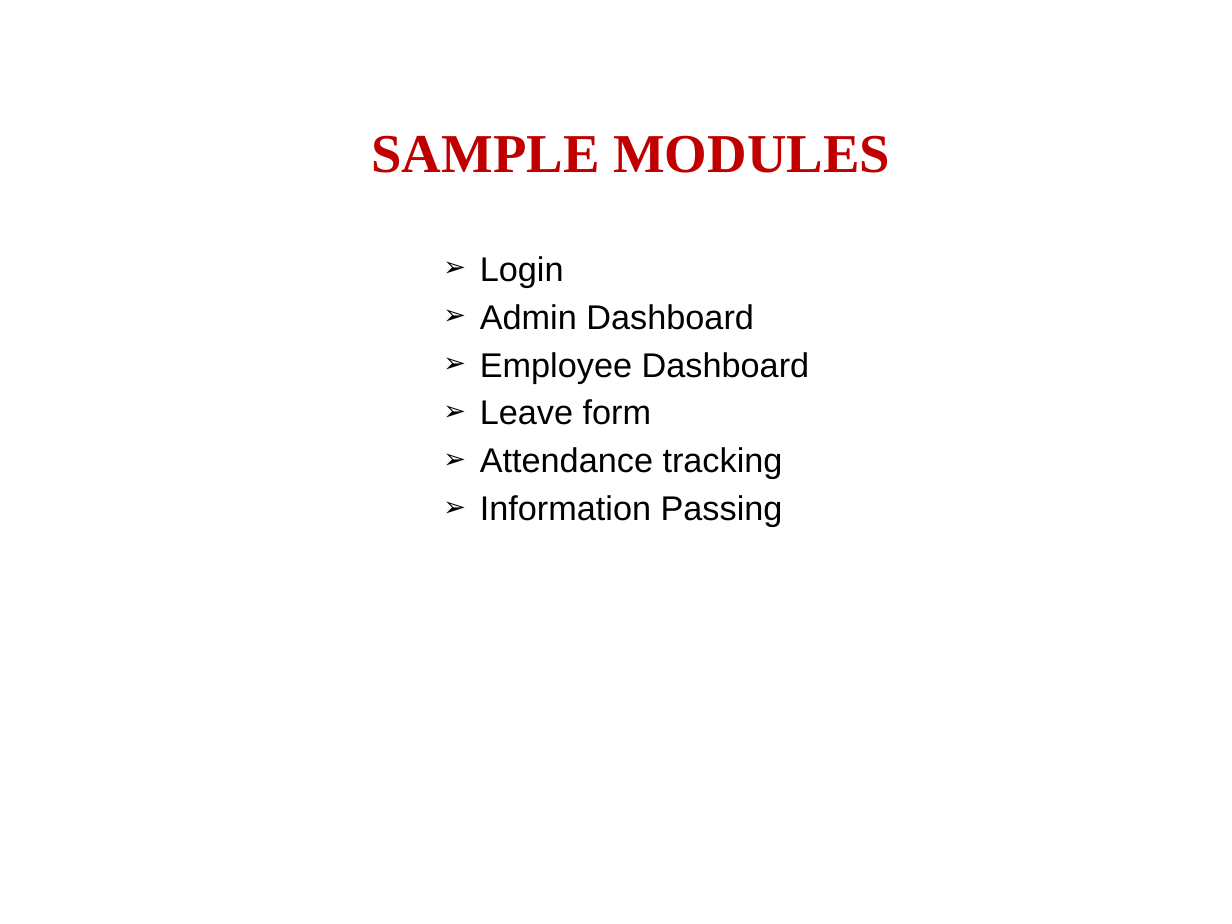
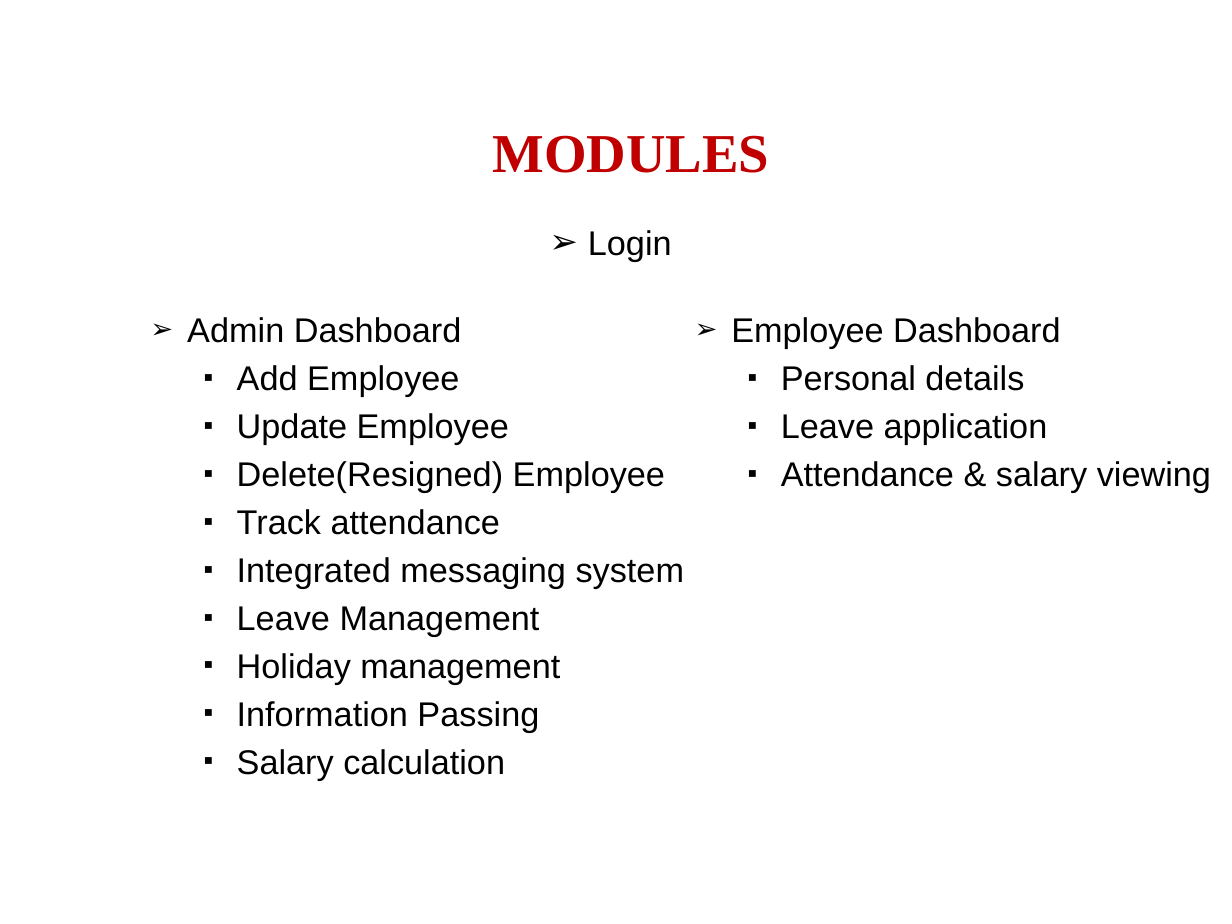
Before and after one commit to Immanuvel1207/Employee-Management-System, a slide deck: slide 5 of Employee-management-system.pptx (slide 6 before the commit). Drawn at 1232x924 pixels with LibreOffice and Linux fonts; fonts in the diff are those of the drawing; background and template pictures are left out. Boxes give left, top, right and bottom in pixels: in the first picture for what was removed or moved away, otherwise in the second. Text is boxed around its words. In the diff, an @@ line names an element or a change of style, - is before the commit and + after.

```diff
--- a/Employee-management-system.pptx
+++ b/Employee-management-system.pptx
@@ title at (492, 135, 769, 173): text changed @@
-SAMPLE MODULES
+MODULES
@@ text added at (588, 230, 672, 262), 20 pt, text #000000 @@
+➢ Login
@@ text at (480, 256, 564, 287): paragraph removed @@
-➢ Login
@@ text "Admin Dashboard": place and size @@
-text "Admin Dashboard" at (480, 256, 810, 527)
+text "Admin Dashboard" at (187, 317, 684, 780)
@@ text added at (731, 317, 1211, 493), 20 pt, text #000000 @@
+➢ Employee Dashboard
+  ▪ Personal details
+  ▪ Leave application
+  ▪ Attendance & salary viewing
@@ text at (237, 365, 684, 684): text changed @@
-➢ Employee Dashboard
-➢ Leave form
-➢ Attendance tracking
+  ▪ Add Employee
+  ▪ Update Employee
+  ▪ Delete(Resigned) Employee
+  ▪ Track attendance
+  ▪ Integrated messaging system
+  ▪ Leave Management
+  ▪ Holiday management
@@ text at (237, 701, 539, 732): bullet ➢ to ▪; list level 1 to 2 in "Information Passing" @@
@@ text at (237, 749, 505, 780): paragraph added @@
+  ▪ Salary calculation
```
Also in this commit, not shown: 2 other slides changed, 12 slides added, 4 slides removed, 19 other files.
